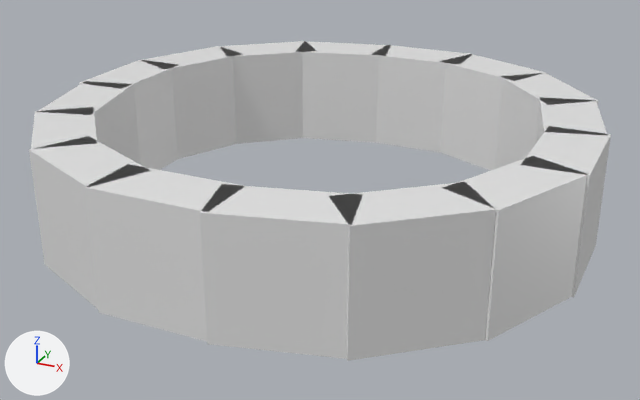
An edit to the Blender file Well.blend, drawn before and after from the same camera.
Camera for both pictures: a camera (50 mm lens) standing at (10.85, -14.17, 6.7) and looking at (4.74, -1.16, 0.54). Arrows for +X, +Y and +Z are at lower left; the lights stay in place.

The first picture shows 'Wall', 'Wall.001', 'Wall.002', 'Wall.003', 'Wall.004', 'Wall.005', 'Wall.006', 'Wall.007', 'Wall.008', 'Wall.009', 'Wall.010', 'Wall.011', 'Wall.012', 'Wall.013', 'Wall.014', 'Wall.015'.
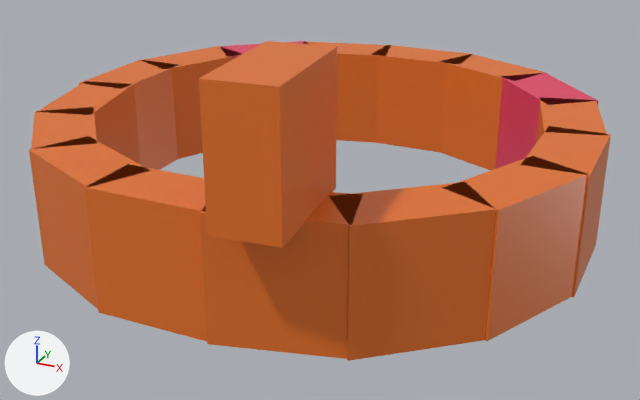
Commit message: Materials | Setup Snapping

Boxes [x1, y1, x2, y2] around the edits, measured in the pictures (640 x 400 px):
'Wall.016', added
    after: [199, 41, 337, 248]
'Wall.011', recoloured
    both: [200, 184, 363, 359]
'Wall.010', recoloured
    both: [333, 183, 496, 361]
'Wall.012', recoloured
    both: [84, 164, 245, 342]
'Wall.009', recoloured
    both: [443, 156, 587, 341]
'Wall.013', recoloured (white to orange)
    both: [29, 136, 151, 309]
'Wall.003', recoloured
    both: [295, 41, 391, 143]
'Wall.002', recoloured (white to red)
    both: [220, 41, 313, 144]
'Wall.004', recoloured (white to orange)
    both: [374, 45, 470, 152]
'Wall.005', recoloured (white to orange)
    both: [440, 54, 546, 171]
'Wall.001', recoloured
    both: [143, 46, 241, 159]
'Wall', recoloured
    both: [79, 60, 179, 170]
'Wall.008', recoloured (white to orange)
    both: [521, 126, 611, 297]
'Wall.006', recoloured (white to red)
    both: [495, 73, 598, 169]
'Wall.015', recoloured (white to orange)
    both: [37, 81, 140, 164]
'Wall.014', recoloured (white to orange)
    both: [31, 107, 97, 149]
'Wall.007', recoloured (white to orange)
    both: [536, 98, 608, 143]

What changed in the scene script:
```text
Change mat_material:
    mat_material.base_color: (0.8, 0.8, 0.8) -> (0.8, 0.172, 0.0206)  # white #e7e7e7 -> orange #e77327
Add mat_material_002:
    mat_material_002 = principled_material('Material.002')
    mat_material_002.base_color = (0.8, 0.0507, 0.125)  # red #e74063
    mat_material_002.roughness = 0.4
Change me_cube_005:
    where me_cube_005.from_pydata(...)  # 8 vertices, 6 faces; spans x -0.5..0.5, y -1.0..1.0, z -1.0..1.0
    remove me_cube_005.materials.append(mat_material)  # white #e7e7e7
    add me_cube_005.materials.append(mat_material_002)  # red #e74063
Add ob_wall_016:
    ob_wall_016 = bpy.data.objects.new('Wall.016', me_cube_014.copy())  # the mesh of ob_wall_015
    ob_wall_016.location = (5.77, -4.73, 2.96)
    ob_wall_016.rotation_euler = (0.0, 0.0, -6.188)  # degrees (0, 0, -355)
```
